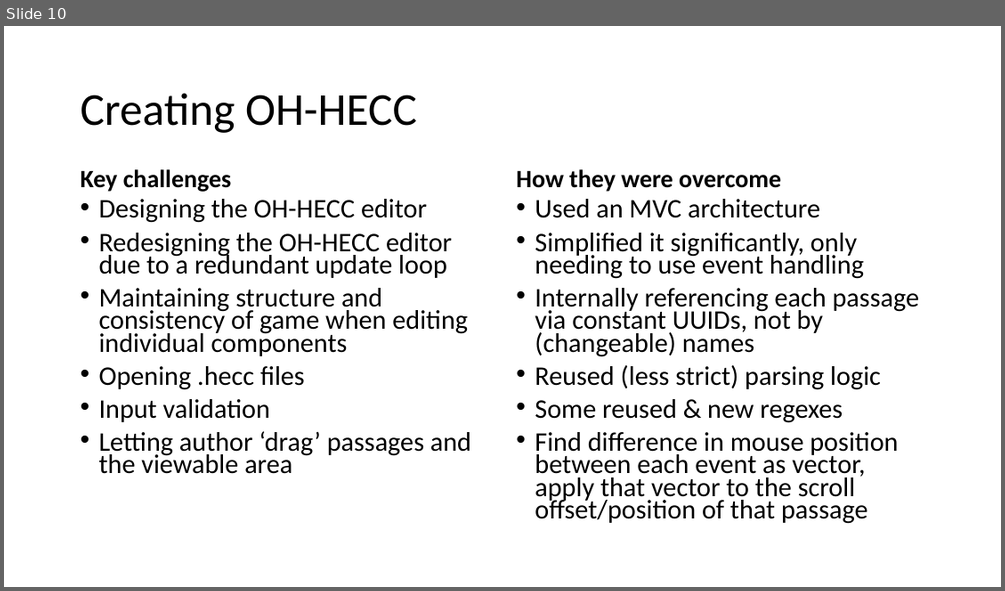
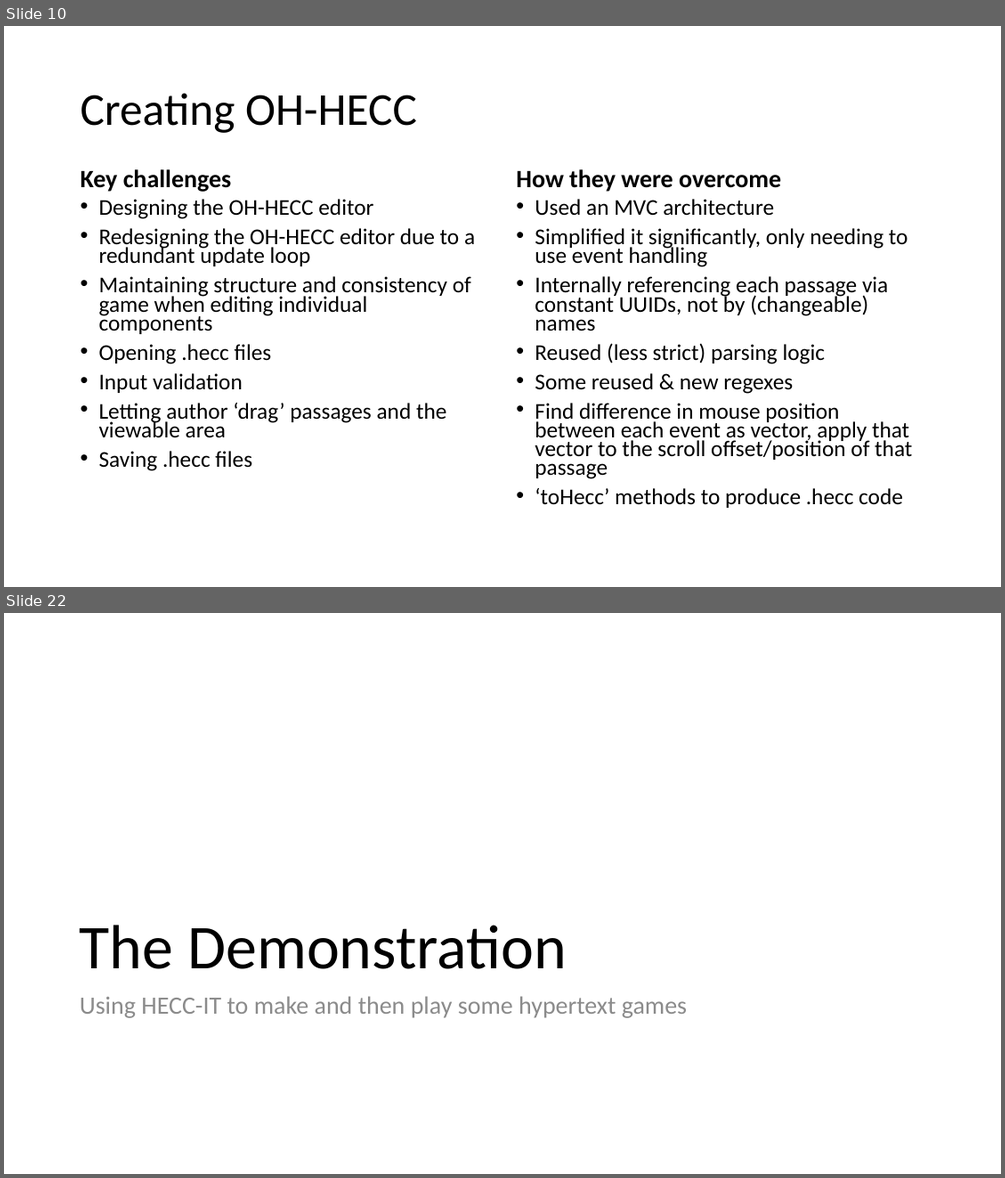
Before and after one commit to 11BelowStudio/HECC-IT, a slide deck: Reports n such/PDO presentation.pptx. Shown one above the other, each under a label of ours: slide 10 before the commit, slides 10 and 22 after it; the slides between them are not shown. The pictures are 1005x591 and 1005x1178 pixels, drawn with LibreOffice and Linux fonts; fonts in the diff are those of the drawing. Boxes give left, top, right and bottom in pixels: in the first picture for what was removed or moved away, otherwise in the second. Text is boxed around its words. In the diff, an @@ line names an element or a change of style, - is before the commit and + after.

Commit message:
Finished writing the presentation itself. Time to prepare the demonstration .hecc files.

```diff
--- a/Reports n such/PDO presentation.pptx
+++ b/Reports n such/PDO presentation.pptx
@@ slide 22 added at box(4, 613, 1001, 1174), background #FFFFFF @@
@@ title added at box(80, 925, 566, 969), 60 pt, text #000000 @@
+The Demonstration
@@ text added at box(80, 996, 687, 1018), 24 pt, text #8C8C8C @@
+Using HECC-IT to make and then play some hypertext games
@@ slide 10 changed as well @@
@@ text at box(99, 199, 475, 438): size 25.9 to 21.7 pt @@
@@ text at box(534, 199, 912, 479): size 25.9 to 21.7 pt @@
@@ text at box(99, 451, 252, 471): paragraph added @@
+• Saving .hecc files
@@ text at box(534, 488, 903, 507): paragraph added @@
+• ‘toHecc’ methods to produce .hecc code
```
Also in this commit, not shown: 5 other slides changed, 11 other slides added, 7 other files.
